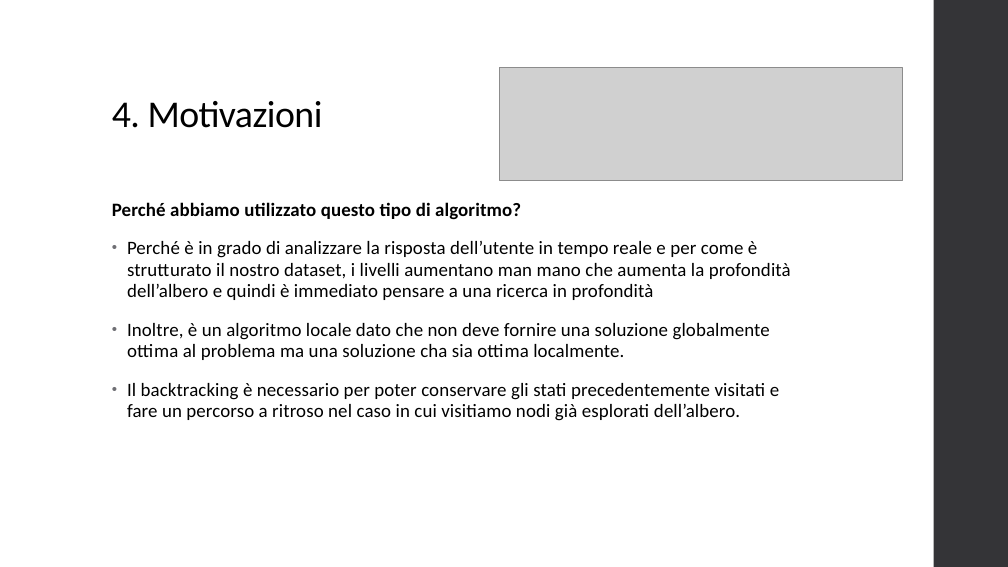
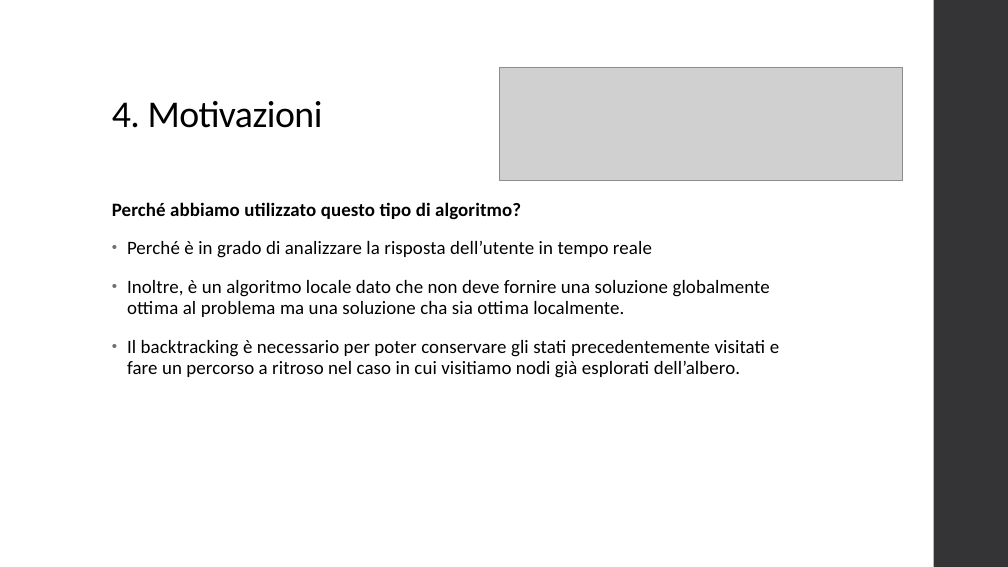
Before and after one commit to Crex99/KEY-KNOWLEDGE, a slide deck: slide 5 of FIA/KEY_KNOWNLEDGE.pptx. Drawn at 1008x567 pixels with LibreOffice and Linux fonts; fonts in the diff are those of the drawing; grey boxes stand for pictures. Boxes give left, top, right and bottom in pixels: in the first picture for what was removed or moved away, otherwise in the second. Text is boxed around its words. In the diff, an @@ line names an element or a change of style, - is before the commit and + after.

```diff
--- a/FIA/KEY_KNOWNLEDGE.pptx
+++ b/FIA/KEY_KNOWNLEDGE.pptx
@@ text at bbox=[127, 241, 652, 258]: text changed @@
-• Perché è in grado di analizzare la risposta dell’utente in tempo reale e per come è strutturato il nostro dataset, i livelli aumentano man mano che aumenta la profondità dell’albero e quindi è immediato pensare a una ricerca in profondità
+• Perché è in grado di analizzare la risposta dell’utente in tempo reale
```
Also in this commit, not shown: 4 other slides changed, 1 slide added, 1 other file.
